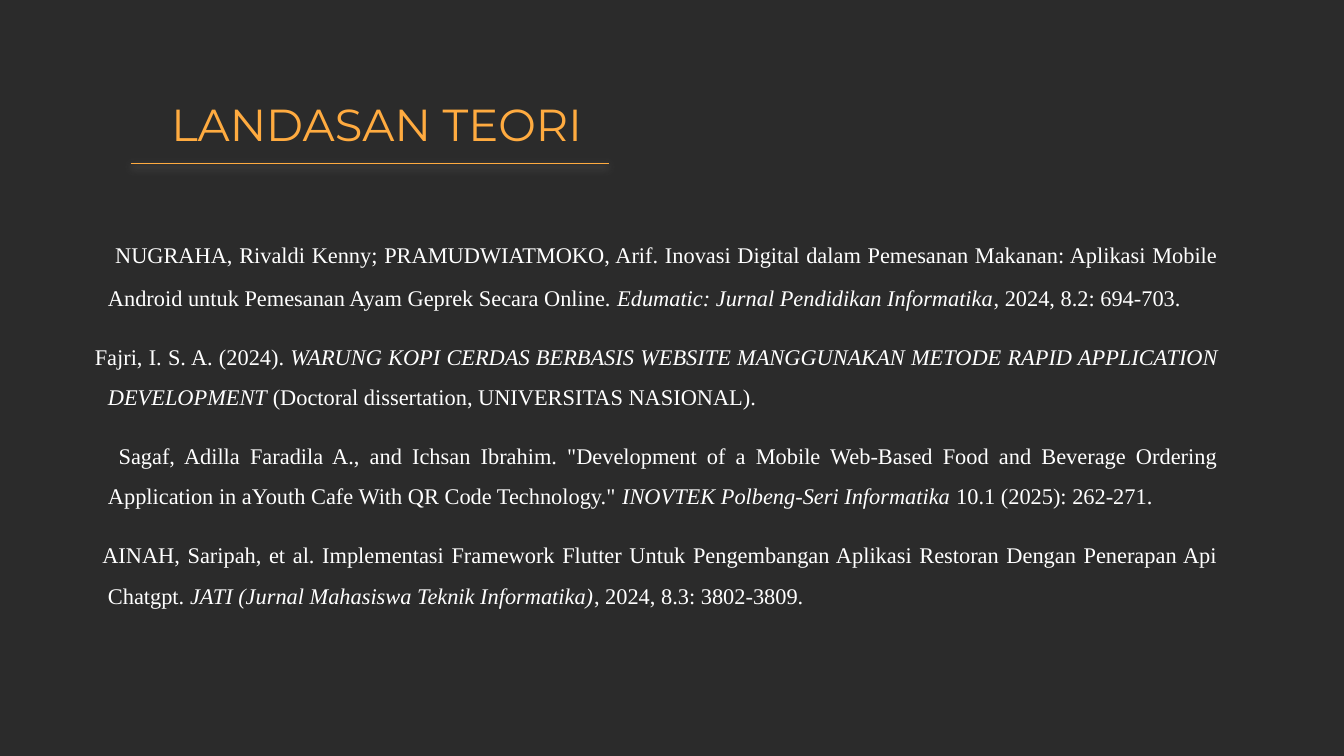
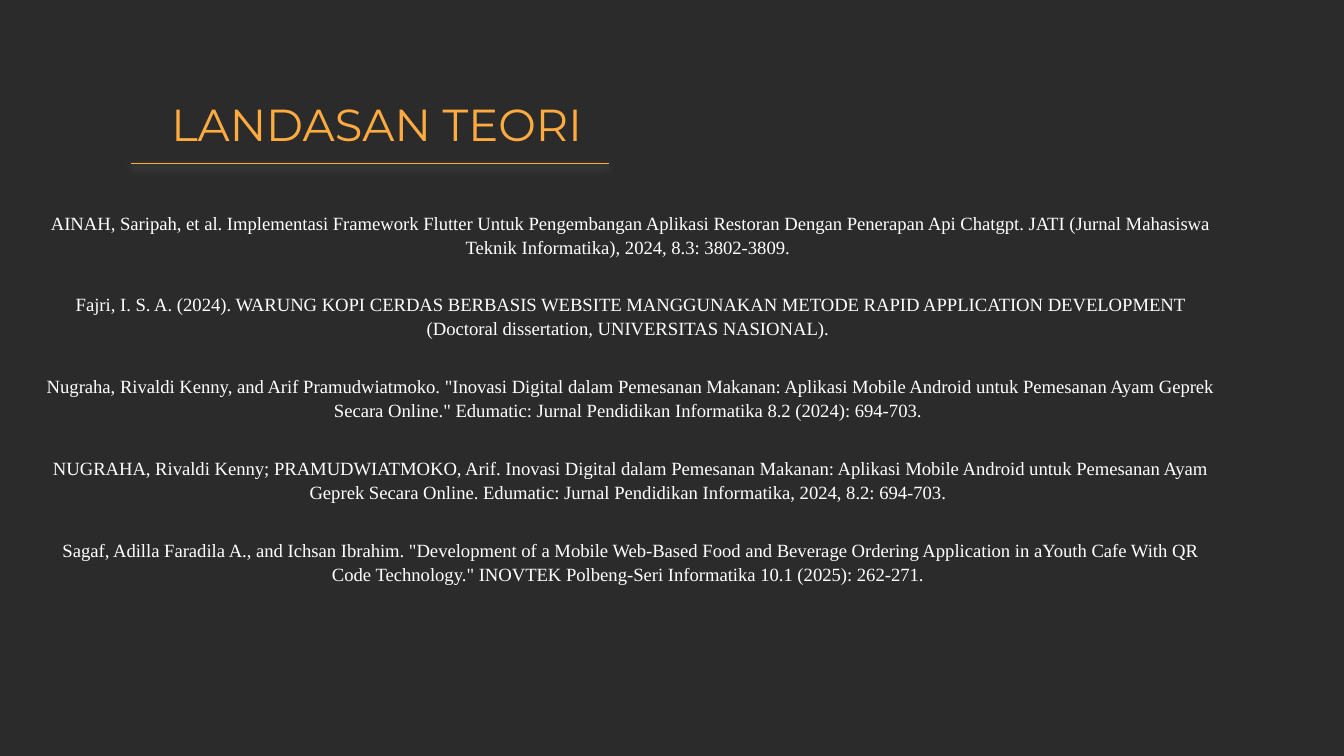
Before and after one commit to Ghesvy1105/proyek-3, a slide deck: slide 6 of ppt/UTS_PPT_KELOMPOK_6.pptx. Drawn at 1344x756 pixels with LibreOffice and Linux fonts; fonts in the diff are those of the drawing; background and template pictures are left out; a plain dark background stands for a picture behind light text. Boxes give left, top, right and bottom in pixels: in the first picture for what was removed or moved away, otherwise in the second. Text is boxed around its words. In the diff, an @@ line names an element or a change of style, - is before the commit and + after.

```diff
--- a/ppt/UTS_PPT_KELOMPOK_6.pptx
+++ b/ppt/UTS_PPT_KELOMPOK_6.pptx
@@ subtitle at (47,217,1214,421): paragraphs added @@
+AINAH, Saripah, et al. Implementasi Framework Flutter Untuk Pengembangan Aplikasi Restoran Dengan Penerapan Api Chatgpt. JATI (Jurnal Mahasiswa Teknik Informatika), 2024, 8.3: 3802-3809.
+Fajri, I. S. A. (2024). WARUNG KOPI CERDAS BERBASIS WEBSITE MANGGUNAKAN METODE RAPID APPLICATION DEVELOPMENT (Doctoral dissertation, UNIVERSITAS NASIONAL).
+Nugraha, Rivaldi Kenny, and Arif Pramudwiatmoko. "Inovasi Digital dalam Pemesanan Makanan: Aplikasi Mobile Android untuk Pemesanan Ayam Geprek Secara Online." Edumatic: Jurnal Pendidikan Informatika 8.2 (2024): 694-703.
@@ subtitle at (95,350,1218,410): paragraph removed @@
-Fajri, I. S. A. (2024). WARUNG KOPI CERDAS BERBASIS WEBSITE MANGGUNAKAN METODE RAPID APPLICATION DEVELOPMENT (Doctoral dissertation, UNIVERSITAS NASIONAL).
@@ subtitle at (53,462,1208,585): size 12 to 10 pt in "NUGRAHA, Rivaldi Kenny; PRAMUDWIATMOKO, Arif. Inovasi Digita ...", "Sagaf, Adilla Faradila A., and Ichsan Ibrahim. ..."; italic off in "Edumatic: Jurnal Pendidikan Informatika,", "INOVTEK Polbeng-Seri Informatika"; alignment justified to centre; indent changed; line spacing 1.5 to 1.07; less space between paragraphs @@
@@ subtitle at (102,547,1217,609): paragraph removed @@
-AINAH, Saripah, et al. Implementasi Framework Flutter Untuk Pengembangan Aplikasi Restoran Dengan Penerapan Api Chatgpt. JATI (Jurnal Mahasiswa Teknik Informatika), 2024, 8.3: 3802-3809.
```
Also in this commit, not shown: 5 other slides changed, 1 slide added.
